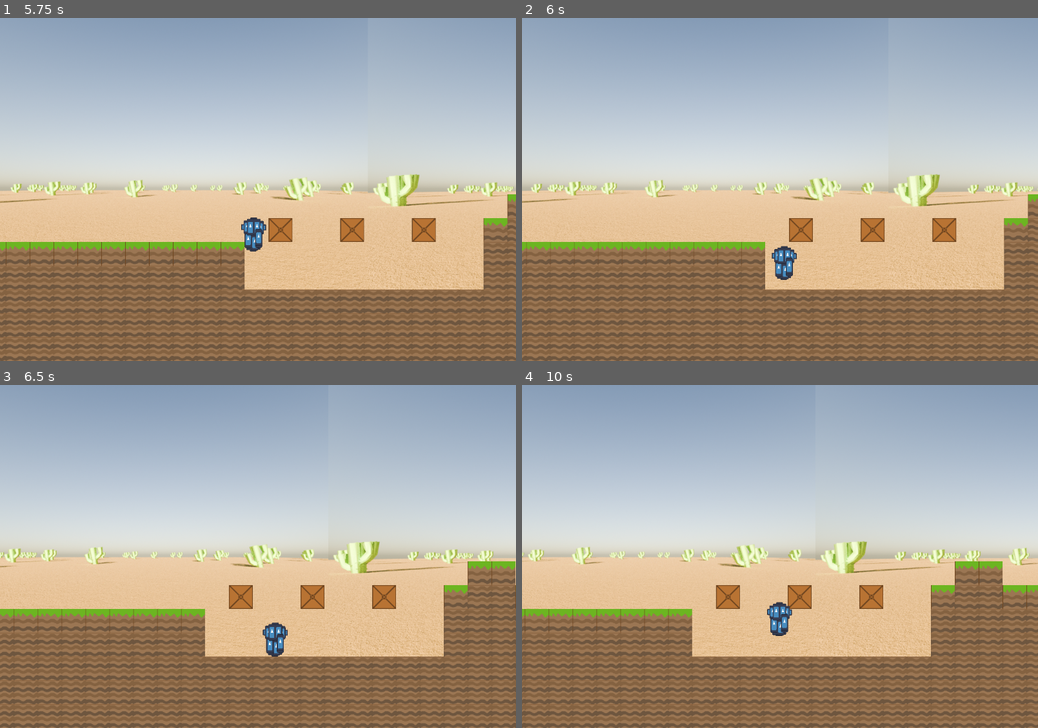
Above: before the commit, frames 1-4 (two rows, left to right).
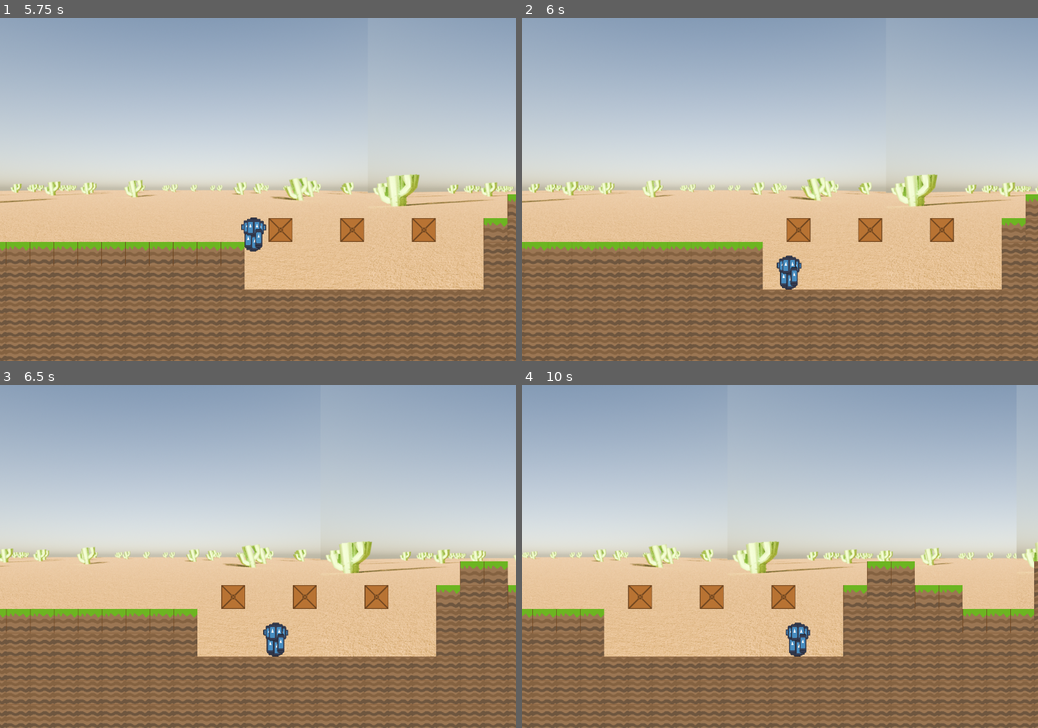
Above: after the commit, the same moments.

Repository: Burns3y/Pedro
Game: Godot game, scene res://scenes/levels/level 1.tscn
Two runs of this game, one before a commit and one after it. Both use one fixed random seed, a clock stepped at 60 frames per second and the inputs below. The engine's default icon, where the game draws it, is replaced by a stand-in: a white triangle on a blue panel in a dark square.
Inputs:
- Up to frame 1 (5.75 s): click "Start Game" at 0.5 s; tap Enter at 1.25 s; hold Right (right) 1.28-2.78 s; tap W (jump) at 1.35, 1.52, 1.82, 2.1, 2.27, 2.57, 2.85, 3.6, 3.77, 4.07, 4.35, 4.52, 4.82, 5.1, 5.27, 5.57 s; hold Left (left) 2.78-3.53 s; hold Right (right) 3.53-5.03 s; hold Left (left) from 5.03 s (still down)
- Up to frame 2 (6 s): release Left (left) at 5.78 s; hold Right (right) from 5.78 s (still down); tap W (jump) at 5.85 s
- Up to frame 3 (6.5 s): keep holding Right (right)
- Up to frame 4 (10 s): release Right (right) at 6.53 s; hold Left (left) 6.53-8.03 s; tap W (jump) at 6.6, 6.77, 7.07, 7.35, 7.52, 7.82, 8.1, 8.27, 8.57, 8.85, 9.6, 9.77 s; hold Right (right) from 8.03 s (still down)

Frame 1 is identical in both runs. In frame 2, 6.3% of the frame differs, in the area x 0-100%, y 45-100%; in frame 3, 8.6%; in frame 4, 17%.

Commit message:
NOW IT SHOULD BE FIXED FAGGOT

Diff:
--- a/scenes/player/pedro.gd
+++ b/scenes/player/pedro.gd
@@ -34,7 +34,7 @@
 		elif Input.is_action_just_pressed("jump") and is_on_wall_only() and velocity.y >= -200 and position.x >= 5500:
 			velocity.y = JUMP_VELOCITY
 		elif Input.is_action_just_pressed("jump") and is_on_wall_only() and position.x <= 5500:
-			velocity.y += gravity * delta + 100
+			velocity.y += gravity * delta + 1000
 			velocity.x = -100
 
 		move_and_slide()
